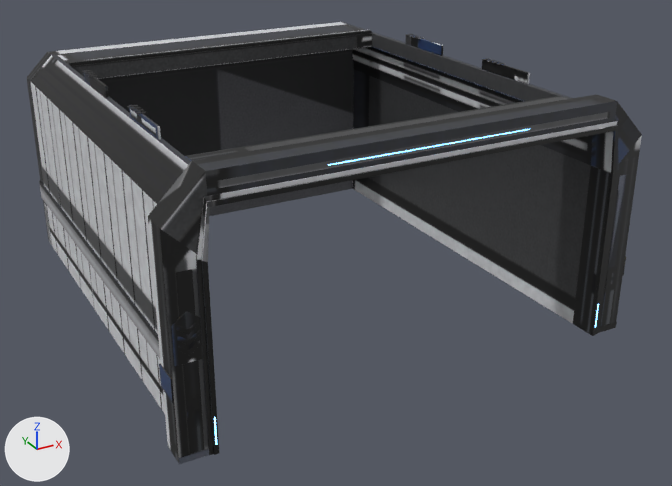
Renders of the glTF model models/機庫/整備庫_46_整修庫_殼.glb from each side of a commit.
The view is the same before and after, from a camera (50 mm lens) standing at (-62.6, -113.1, 69.4) and looking at (3.4, 6.9, 9.4). The axes (+X, +Y, +Z) are drawn at lower left. The lights are the same throughout. The older version comes first. Vertices at exactly the same position are counted once.

Objects in the first picture: 'Hall_shell_refit_Mesh'.
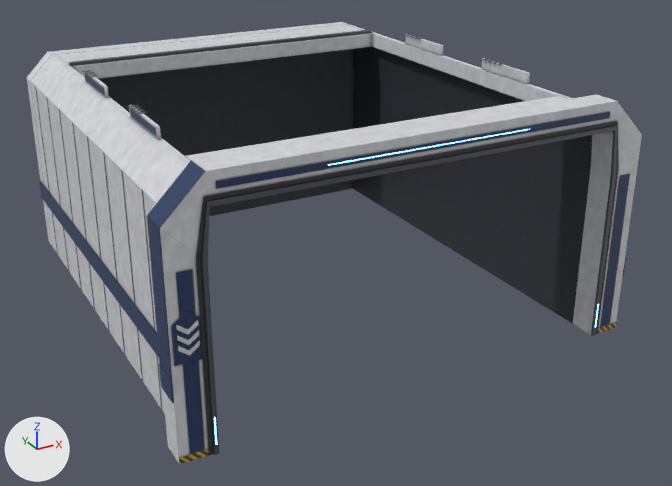
Where the change shows, as pixel boxes (x1, y1, x2, y2) in the pictures (672 x 486 px):
part 1 of me_hall_shell_refit_mesh, built on
    before: (160, 112, 607, 401)
    after: (147, 112, 607, 401)
part 2 of me_hall_shell_refit_mesh, surface changed
    both: (27, 22, 642, 464)

The change, as a diff of the scene's bpy script:
```diff
--- a/models/機庫/整備庫_46_整修庫_殼.glb.py
+++ b/models/機庫/整備庫_46_整修庫_殼.glb.py
@@ me_hall_shell_refit_mesh @@
 # used by ob_hall_shell_refit_mesh; location = (0.0, 0.0, 0.0)
-me_hall_shell_refit_mesh.from_pydata(...)  # 2086 vertices, 3976 faces; spans x -35.2..35.2, y -24.4..51.2, z 0.6..37.0
+me_hall_shell_refit_mesh.from_pydata(...)  # 2124 vertices, 4064 faces; spans x -35.2..35.2, y -24.4..51.2, z 0.6..37.0
+# me_hall_shell_refit_mesh part 1
+# 94 faces are deleted
+# 38 vertices are added at x -35.1..-29.5, y -24.0..-20.0, z 12.4..36.7
+# 182 new faces join them, mat_m_hall_shell_refit
+# me_hall_shell_refit_mesh part 2: 3848 kept faces spanning x -35.2..35.2, y -24.4..51.2, z 0.6..37.0 get new texture (UV) coordinates
 me_hall_shell_refit_mesh.materials.append(mat_m_hall_shell_refit)
```
